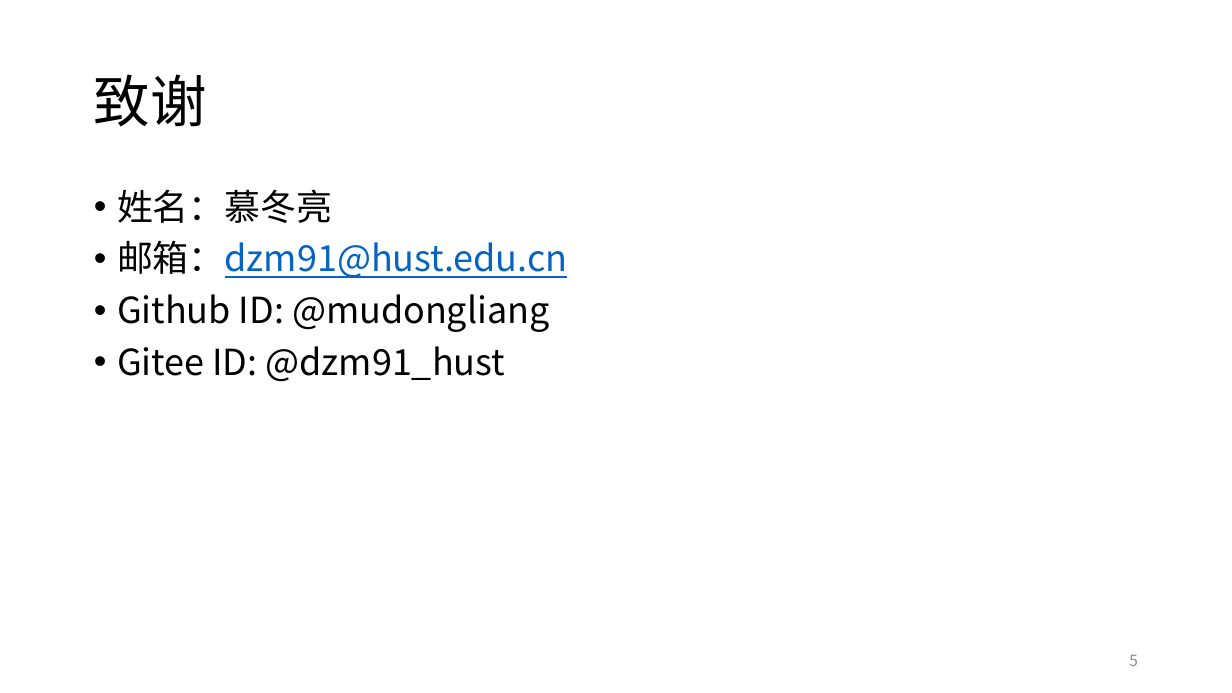
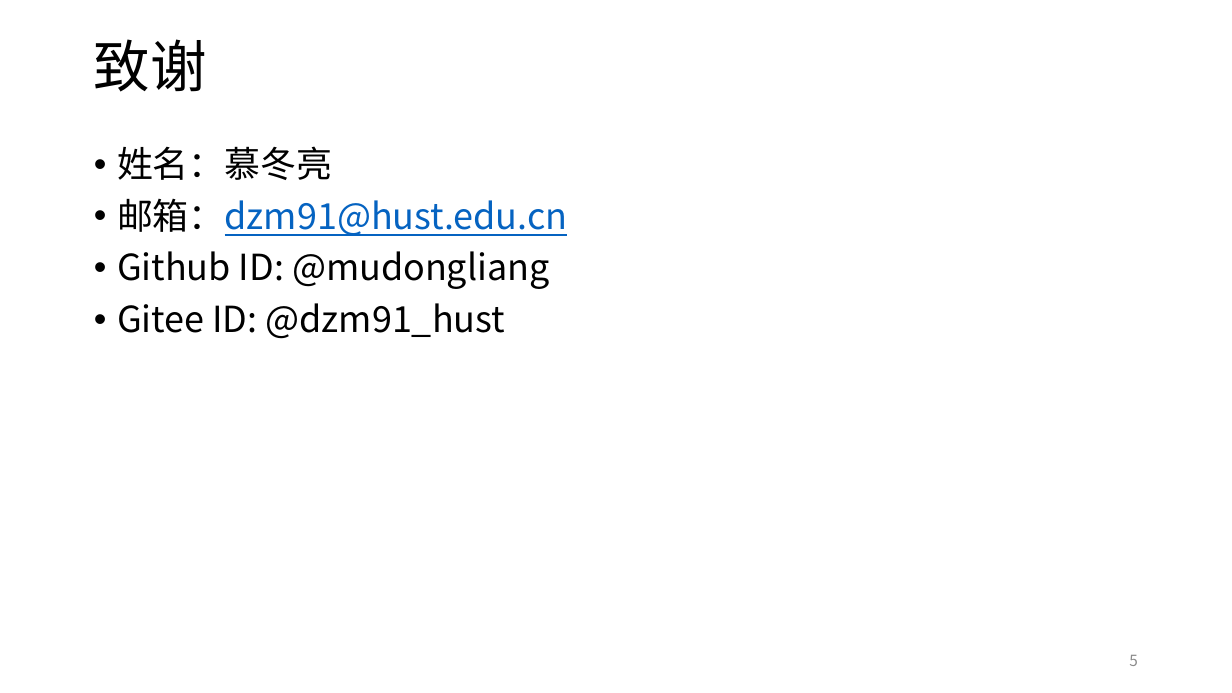
Before and after one commit to hust-open-atom-club/docs, a slide deck: slide 5 of PPT模板/华科开放原子开源俱乐部模板.pptx. Drawn at 1232x693 pixels with LibreOffice and Linux fonts; fonts in the diff are those of the drawing; background and template pictures are left out. Boxes give left, top, right and bottom in pixels: in the first picture for what was removed or moved away, otherwise in the second. Text is boxed around its words. In the diff, an @@ line names an element or a change of style, - is before the commit and + after.

```diff
--- a/PPT模板/华科开放原子开源俱乐部模板.pptx
+++ b/PPT模板/华科开放原子开源俱乐部模板.pptx
@@ title "致谢": place and size @@
-title "致谢" at <box>94,74,207,127</box>
+title "致谢" at <box>94,39,207,92</box>
@@ text "姓名：慕冬亮": place and size @@
-text "姓名：慕冬亮" at <box>117,189,567,382</box>
+text "姓名：慕冬亮" at <box>117,146,567,339</box>
```
Also in this commit, not shown: 3 other slides changed.
